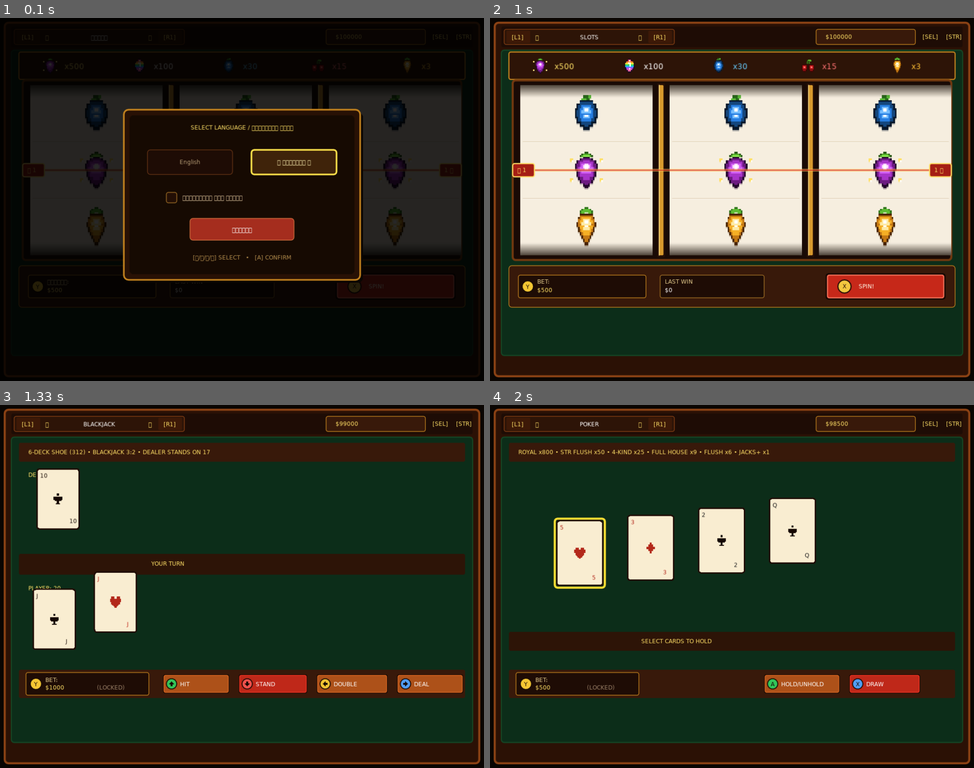
Above: before the commit, frames 1-4 (two rows, left to right).
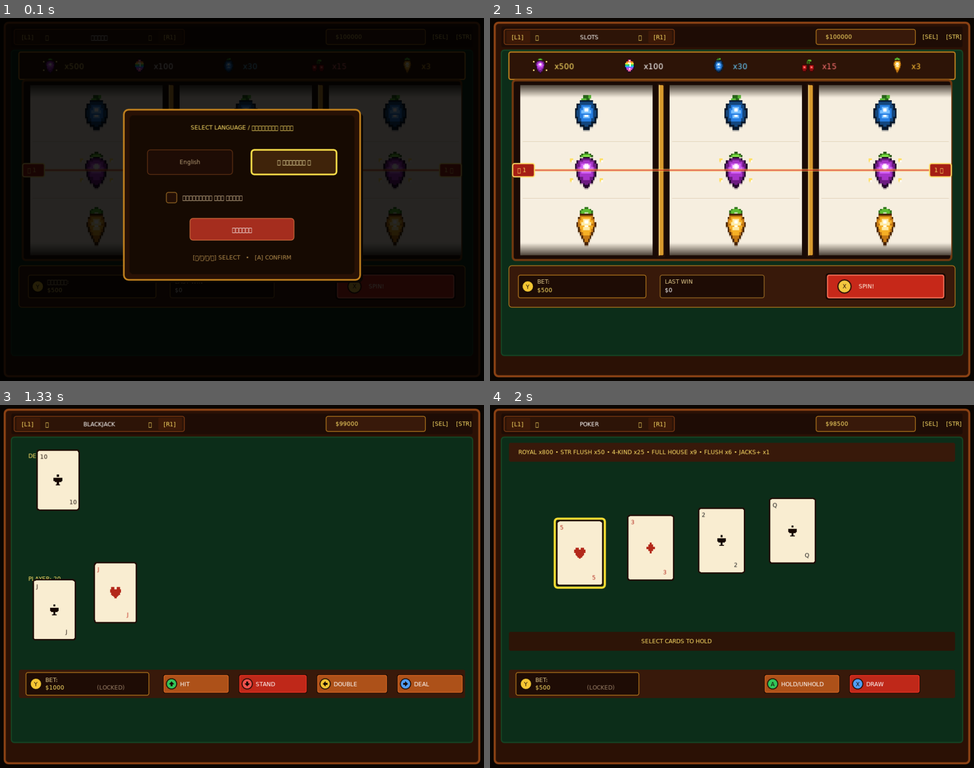
Above: after the commit, the same moments.

Repository: byMr712/SlotGame-PortMaster
Game: LÖVE game, started from casino/main.lua
Same seed, same stepped clock (60 frames per second), same inputs: the game is played once before the commit and once after it.
Inputs:
- Up to frame 1 (0.1 s): no input
- Up to frame 2 (1 s): hold Right 0.33-0.8 s; click "PLAY" at 0.88 s
- Up to frame 3 (1.33 s): tap E at 1.17 s
- Up to frame 4 (2 s): hold Up 1.5-1.8 s; tap 4 at 1.83 s

Frames 1-2 are identical in both runs. In frame 3, 12% of the frame differs, in the area x 3-97%, y 10-68%; in frame 4, nothing differs.

Commit message:
fix(blackjack): remove top shoe rules and middle action hint plaques, rebalance card vertical spacing

Diff:
--- a/casino/src/games/blackjack.lua
+++ b/casino/src/games/blackjack.lua
@@ -11,7 +11,7 @@
 bj.playerHand = {}
 bj.dealerHand = {}
 bj.gameOver = true
-bj.statusText = "PLACE YOUR BET"
+bj.statusText = ""
 bj.dealAnim = 1
 
 local suits = { "spade", "heart", "diamond", "club" }
@@ -84,8 +84,7 @@
 
     bj.playerHand = { p1, p2 }
     bj.dealerHand = { d1, d2 }
-
-    bj.statusText = "YOUR TURN"
+    bj.statusText = ""
 
     if bj.calculateScore(bj.playerHand) == 21 then
         bj.stand()
@@ -213,23 +212,17 @@
 end
 
 function bj.draw()
-    -- Инфо-панель сверху
-    love.graphics.setColor(0.22, 0.1, 0.04)
-    love.graphics.rectangle("fill", 40, 80, 944, 40, 4)
-    love.graphics.setColor(1, 0.88, 0.4)
-    love.graphics.print(string.format("6-DECK SHOE (312) • BLACKJACK 3:2 • DEALER STANDS ON 17"), 60, 92)
-
     -- Карты дилера
     love.graphics.setColor(1, 0.88, 0.4)
     local dScore = "--"
     if #bj.dealerHand > 0 then
         dScore = bj.gameOver and tostring(bj.calculateScore(bj.dealerHand)) or (bj.dealerHand[1] and tostring(bj.dealerHand[1].val) or "??")
     end
-    love.graphics.print(string.format("%s: %s", i18n.t("dealer_gus"), dScore), 60, 140)
+    love.graphics.print(string.format("%s: %s", i18n.t("dealer_gus"), dScore), 60, 100)
 
     if #bj.dealerHand == 0 then
-        drawEmptyCardSlot(60, 165, "CARD 1")
-        drawEmptyCardSlot(170, 165, "CARD 2")
+        drawEmptyCardSlot(60, 125, "CARD 1")
+        drawEmptyCardSlot(170, 125, "CARD 2")
     else
         for i, c in ipairs(bj.dealerHand) do
             local anim = c.anim or 1
@@ -238,25 +231,35 @@
                 local ease = 1 - math.pow(1 - p, 3)
                 local yOff = (1 - ease) * -65
                 local xOff = (1 - ease) * 35
-                drawCard(c, 60 + (i - 1) * 110 + xOff, 165 + yOff, (i == 2 and not bj.gameOver))
+                drawCard(c, 60 + (i - 1) * 110 + xOff, 125 + yOff, (i == 2 and not bj.gameOver))
             end
         end
     end
 
-    -- Статус раздачи
-    love.graphics.setColor(0.18, 0.08, 0.03)
-    love.graphics.rectangle("fill", 40, 315, 944, 44, 4)
-    love.graphics.setColor(1, 0.88, 0.4)
-    love.graphics.print(bj.statusText, 320, 328)
+    -- Результат раздачи (появляется только после завершения руки, без подсказок кнопок)
+    if bj.gameOver and #bj.playerHand > 0 and bj.statusText ~= "" then
+        love.graphics.setColor(0.18, 0.08, 0.03, 0.95)
+        local font = love.graphics.getFont()
+        local tw = font and font:getWidth(bj.statusText) or (#bj.statusText * 8)
+        local pw = math.max(260, tw + 48)
+        local px = 512 - pw / 2
+        love.graphics.rectangle("fill", px, 280, pw, 38, 6)
+        love.graphics.setColor(0.78, 0.52, 0.12)
+        love.graphics.setLineWidth(2)
+        love.graphics.rectangle("line", px, 280, pw, 38, 6)
+        love.graphics.setLineWidth(1)
+        love.graphics.setColor(1, 0.88, 0.4)
+        love.graphics.print(bj.statusText, 512 - tw / 2, 292)
+    end
 
     -- Карты игрока
     love.graphics.setColor(1, 0.88, 0.4)
     local pScore = #bj.playerHand > 0 and tostring(bj.calculateScore(bj.playerHand)) or "--"
-    love.graphics.print(string.format("%s: %s", i18n.t("player"), pScore), 60, 380)
+    love.graphics.print(string.format("%s: %s", i18n.t("player"), pScore), 60, 360)
 
     if #bj.playerHand == 0 then
-        drawEmptyCardSlot(60, 405, "CARD 1")
-        drawEmptyCardSlot(170, 405, "CARD 2")
+        drawEmptyCardSlot(60, 385, "CARD 1")
+        drawEmptyCardSlot(170, 385, "CARD 2")
     else
         for i, c in ipairs(bj.playerHand) do
             local anim = c.anim or 1
@@ -265,7 +268,7 @@
                 local ease = 1 - math.pow(1 - p, 3)
                 local yOff = (1 - ease) * -65
                 local xOff = (1 - ease) * 35
-                drawCard(c, 60 + (i - 1) * 110 + xOff, 405 + yOff, false)
+                drawCard(c, 60 + (i - 1) * 110 + xOff, 385 + yOff, false)
             end
         end
     end
